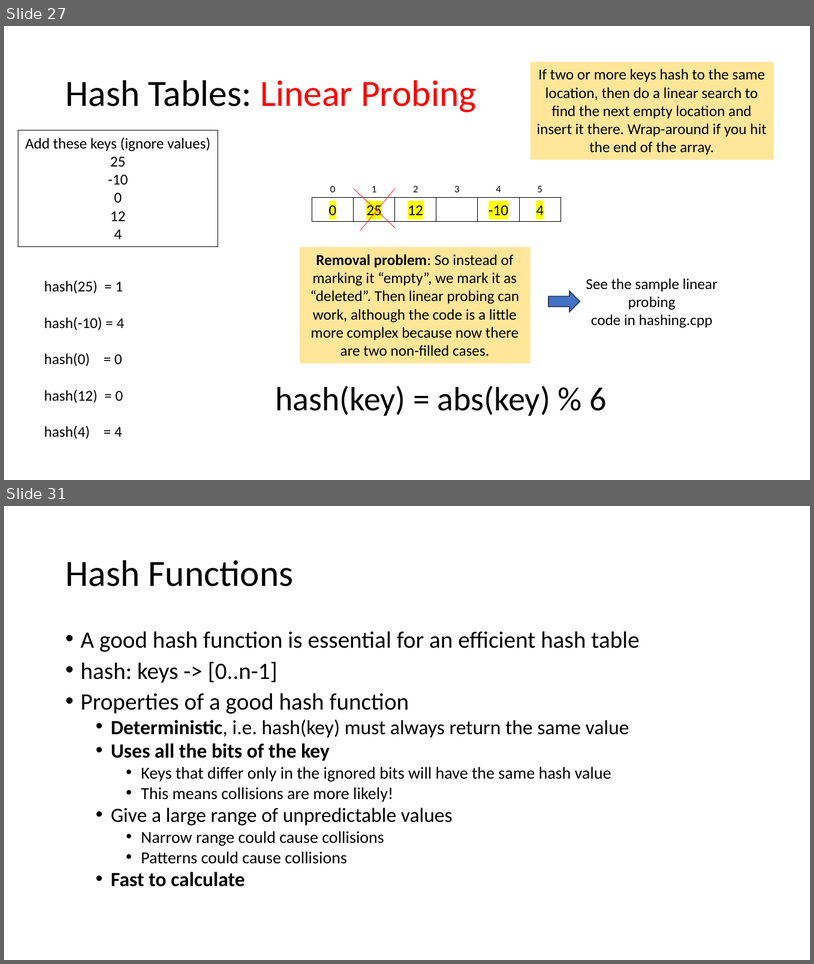
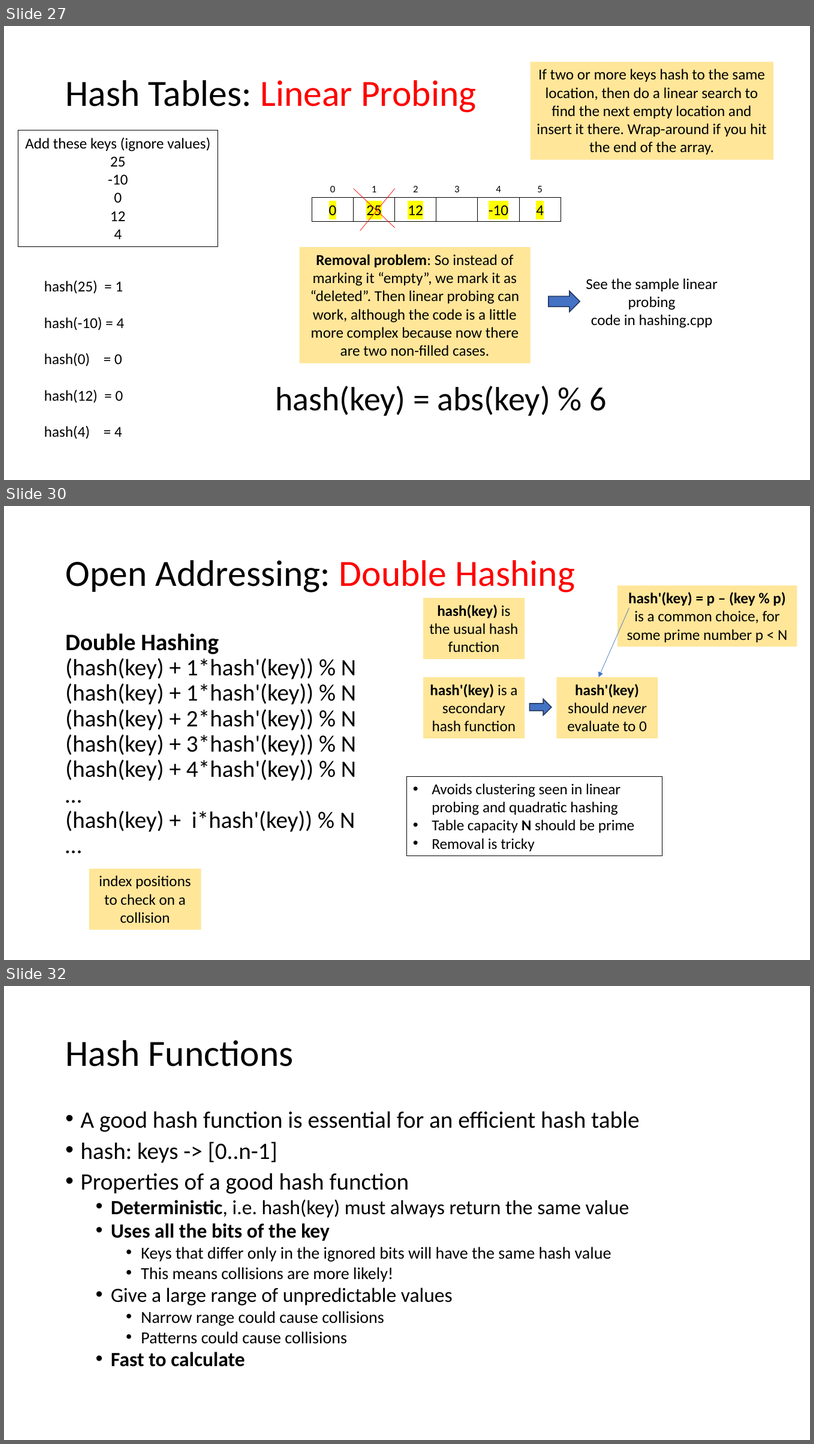
Before and after one commit to tjd1234/cmpt225summer2023, a slide deck: lecture_notes/week8/week8_maps_and_hashing.pptx. Shown one above the other, each under a label of ours: slides 27 and 31 before the commit, slides 27, 30 and 32 after it; the slides between them are not shown. The pictures are 814x964 and 814x1444 pixels, drawn with LibreOffice and Linux fonts; fonts in the diff are those of the drawing. Boxes give left, top, right and bottom in pixels: in the first picture for what was removed or moved away, otherwise in the second. Text is boxed around its words. In the diff, an @@ line names an element or a change of style, - is before the commit and + after.

```diff
--- a/lecture_notes/week8/week8_maps_and_hashing.pptx
+++ b/lecture_notes/week8/week8_maps_and_hashing.pptx
@@ slide 30 added at [4,506,810,960], background #FFFFFF @@
@@ title added at [65,560,575,592], 44 pt, text #000000 @@
+Open Addressing: Double Hashing
@@ rectangle added at [618,585,798,646], fill #FFE699, 18 pt, text #000000 @@
+hash'(key) = p – (key % p) is a common choice, for some prime number p < N
@@ rectangle added at [423,598,524,659], fill #FFE699, 18 pt, text #000000 @@
+hash(key) is the usual hash function
@@ arrow added from (630, 607) to (599, 677), #4472C4 0.5 pt @@
@@ text added at [65,633,356,832], 28 pt, text #000000 @@
+Double Hashing
+(hash(key) + 1*hash'(key)) % N
+(hash(key) + 1*hash'(key)) % N
+(hash(key) + 2*hash'(key)) % N
+(hash(key) + 3*hash'(key)) % N
+(hash(key) + 4*hash'(key)) % N
+…
+(hash(key) + i*hash'(key)) % N
+…
@@ rectangle added at [423,677,524,738], fill #FFE699, 18 pt, text #000000 @@
+hash'(key) is a secondary hash function
@@ rectangle added at [557,677,658,738], fill #FFE699, 18 pt, text #000000 @@
+hash'(key) should never evaluate to 0
@@ right arrow added at [530,699,551,715], fill #4472C4, outline #1E3256 1 pt @@
@@ rectangle added at [408,777,663,856], outline #000000 0.75 pt, 18 pt, text #000000 @@
+• Avoids clustering seen in linear probing and quadratic hashing
+• Table capacity N should be prime
+• Removal is tricky
@@ rectangle added at [89,868,201,930], fill #FFE699, 18 pt, text #000000 @@
+index positions to check on a collision
@@ what was slide 31 is now slide 32 @@
```
Also in this commit, not shown: 3 slides changed.
